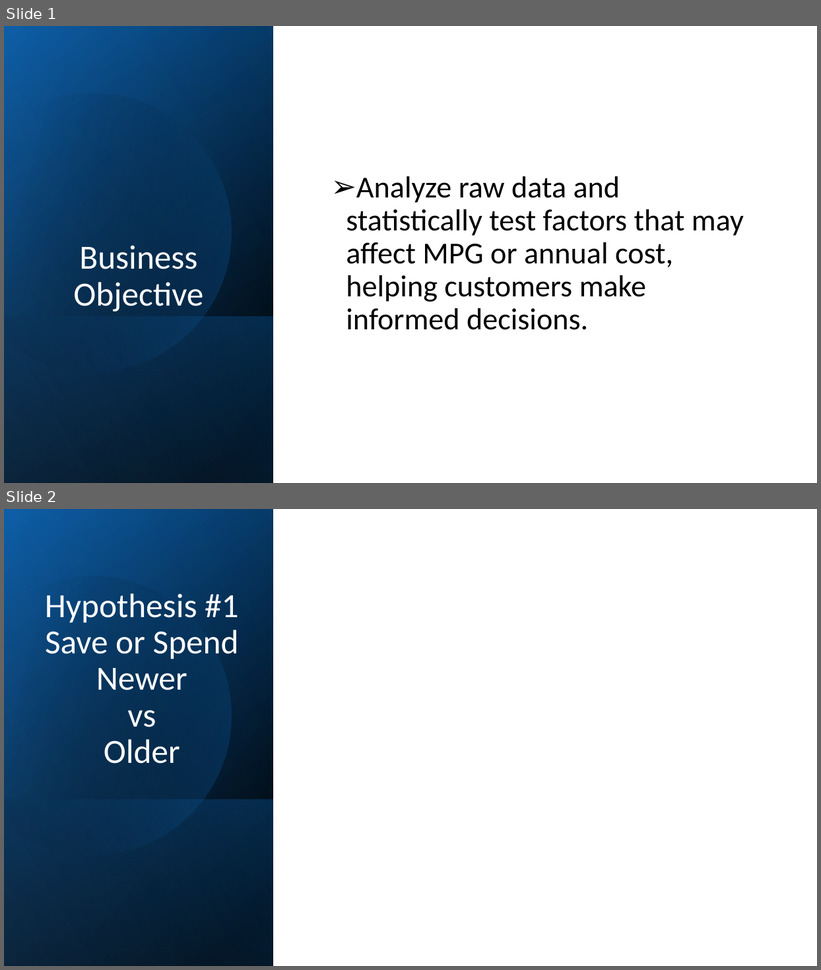
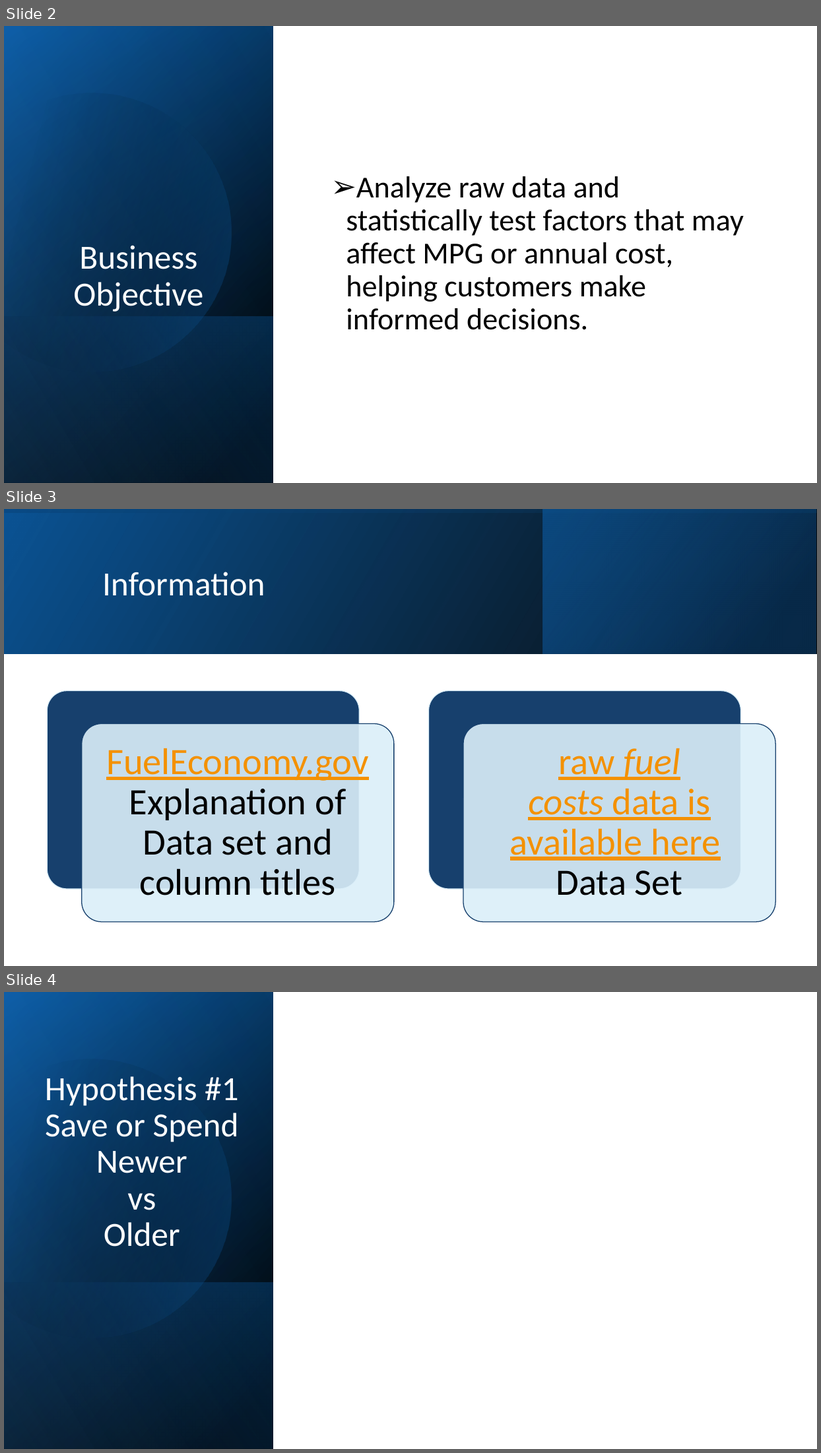
Before and after one commit to SeanHastings45/StatiscalConsulting.ttest, a slide deck: statisticalconsulting.ttest(SH).pptx. Shown one above the other, each under a label of ours: slides 1 and 2 before the commit, slides 2, 3 and 4 after it. The pictures are 821x970 and 821x1453 pixels, drawn with LibreOffice and Linux fonts; fonts in the diff are those of the drawing; grey boxes stand for pictures. Boxes give left, top, right and bottom in pixels: in the first picture for what was removed or moved away, otherwise in the second. Text is boxed around its words. In the diff, an @@ line names an element or a change of style, - is before the commit and + after.

```diff
--- a/statisticalconsulting.ttest(SH).pptx
+++ b/statisticalconsulting.ttest(SH).pptx
@@ slide 3 added at (4, 509, 817, 966), background #FFFFFF @@
@@ rectangle added at (4, 509, 817, 654), fill gradient #000000 to #0B5394 @@
@@ rectangle added at (4, 509, 817, 654), fill gradient #0B5394 to #000000 @@
@@ rectangle added at (543, 509, 816, 654), fill gradient #083763 to #0F6FC6 @@
@@ title added at (102, 572, 265, 596), 40 pt, text #FFFFFF @@
+Information
@@ group added at (48, 691, 776, 922): 4 rounded rectangles, 2 texts @@
+FuelEconomy.gov Explanation of Data set and column titles
+raw fuel costs data is available here Data Set
@@ what was slide 1 is now slide 2 @@
@@ what was slide 2 is now slide 4 @@
```
Also in this commit, not shown: 6 slides changed, 1 other slide added.
